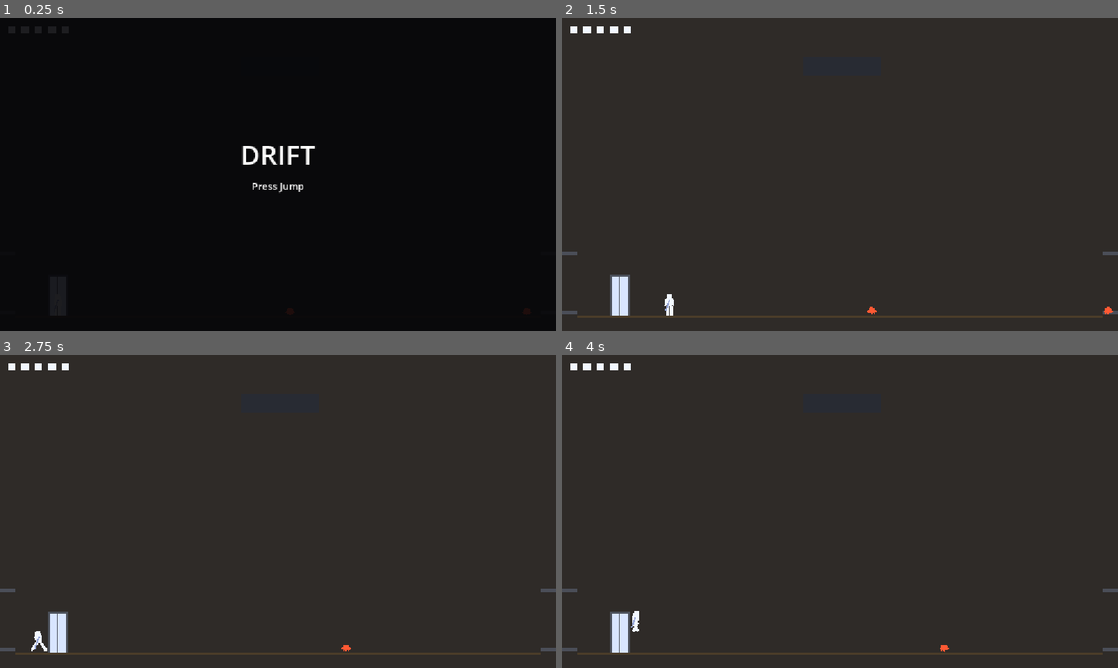
Above: before the commit, frames 1-4 (two rows, left to right).
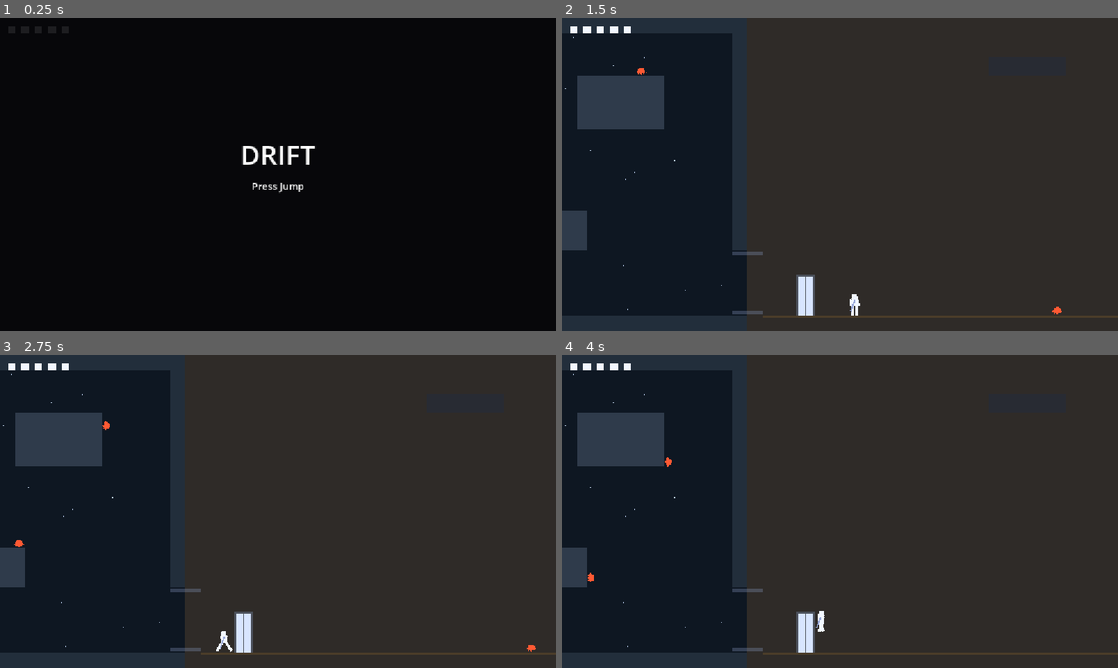
Above: after the commit, the same moments.

Repository: jeisenback/gooselamp-poc
Game: Godot game, scene res://scenes/Main.tscn
Two runs of this game, one before a commit and one after it. Both use one fixed random seed, a clock stepped at 60 frames per second and the inputs below.
Inputs (mouse positions are in pixels of both pictures, inside the frame that each line leads up to):
- Up to frame 1 (0.25 s): no input
- Up to frame 2 (1.5 s): tap Enter at 0.5 s; move the mouse to (962, 158) at 0.52 s; hold D (move_right) 0.53-1.25 s; tap C (fire) at 0.6 s; click (962, 158) at 0.67 s; tap Space (jump) at 0.77 s; drag from (728, 190) to (840, 174) at 1.27 s
- Up to frame 3 (2.75 s): move the mouse to (333, 442) at 2.02 s; hold A (move_left) from 2.03 s (still down); tap X (swing) at 2.1 s
- Up to frame 4 (4 s): release A (move_left) at 2.75 s; drag from (812, 574) to (578, 642) at 2.77 s; move the mouse to (1006, 558) at 3.52 s; hold D (move_right) from 3.53 s (still down); hold Shift (grab) from 3.53 s (still down); tap Space (jump) at 3.77 s

The runs differ from the first frame. In frame 2, 29% of the frame differs, in the area x 0-100%, y 4-96%; in frame 3, 29%; in frame 4, 29%.

Commit message:
Camera: limited to the room plus a third of a screen past each door, scrolled between rooms
A teleport (place, respawn) snaps the camera on two consecutive ticks: the
camera's own update must see the new position once before a reset sticks.

Co-Authored-By: Claude Fable 5.1 <noreply@anthropic.com>
Claude-Session: https://claude.ai/code/session_012EQo3T3qMdBRqhJainQqiA

Diff:
--- a/scenes/Main.tscn
+++ b/scenes/Main.tscn
@@ -14,6 +14,9 @@
 
 [node name="Camera2D" type="Camera2D" parent="."]
 process_callback = 0
+limit_smoothed = true
+position_smoothing_enabled = true
+position_smoothing_speed = 8.0
 drag_horizontal_enabled = true
 drag_vertical_enabled = true
 
--- a/scripts/game.gd
+++ b/scripts/game.gd
@@ -10,7 +10,7 @@
 var section: Section
 var current: Room = null
 var player: Player
-var _camera_reset_pending: bool = false     # a teleport someone else performs (the respawn): reset the camera after it
+var _camera_reset_ticks: int = 0            # after a teleport: ticks left of snapping the camera to the body
 
 @onready var camera: Camera2D = $Camera2D
 
@@ -29,11 +29,20 @@
 
 func _physics_process(_delta: float) -> void:
 	camera.global_position = player.global_position
-	if _camera_reset_pending:
-		_camera_reset_pending = false
+	_sync_current() # the new room's limits first, so a reset lands inside them
+	if _camera_reset_ticks > 0:
+		_camera_reset_ticks -= 1
 		camera.reset_smoothing()
 		camera.reset_physics_interpolation()
-	_sync_current()
+
+## A teleport (place, respawn) must not be smoothed across the section. The
+## camera's own update has to see the new position once before a reset
+## sticks, so the snap is asked for on this tick and the next.
+func _snap_camera() -> void:
+	camera.global_position = player.global_position
+	camera.reset_smoothing()
+	camera.reset_physics_interpolation()
+	_camera_reset_ticks = 2
 
 static func scene_path(room_name: String) -> String:
 	return ROOMS_DIR + room_name.replace(" ", "") + ".tscn"
@@ -54,12 +63,21 @@
 	WorldState.visit(r.room_name)
 	$Map.set_current(r.room_name)
 
+## The camera is held to the room, plus a third of a screen past each side
+## that has a door, so the neighbour shows through its doorway and nowhere
+## else. Godot's limit smoothing turns the change at a doorway into a scroll.
 func _apply_limits(r: Room) -> void:
 	var b := r.bounds()
-	camera.limit_left = int(b.position.x)
-	camera.limit_top = int(b.position.y)
-	camera.limit_right = int(b.end.x)
-	camera.limit_bottom = int(b.end.y)
+	var grow := {"left": 0.0, "top": 0.0, "right": 0.0, "bottom": 0.0}
+	for e in r.exits():
+		if e.inward.x > 0.0: grow.left = Section.LOOKAHEAD
+		elif e.inward.x < 0.0: grow.right = Section.LOOKAHEAD
+		elif e.inward.y > 0.0: grow.top = Section.LOOKAHEAD
+		elif e.inward.y < 0.0: grow.bottom = Section.LOOKAHEAD
+	camera.limit_left = int(b.position.x - grow.left)
+	camera.limit_top = int(b.position.y - grow.top)
+	camera.limit_right = int(b.end.x + grow.right)
+	camera.limit_bottom = int(b.end.y + grow.bottom)
 
 ## Puts the player at the named exit's arrival point (or the checkpoint's
 ## spawn point when exit_name is ""), keeps velocity, and makes that room
@@ -87,10 +105,8 @@
 	player.enter_compartment(r.compartment)
 	current = null
 	_sync_current()
-	camera.global_position = player.global_position
-	camera.reset_smoothing()
 	player.reset_physics_interpolation() # no smear from where the player was
-	camera.reset_physics_interpolation()
+	_snap_camera()
 
 ## The backstop: the doors hold the player, but a gap in the geometry can
 ## never cross an edge the graph forbids. A leak is a body whose centre is
@@ -134,5 +150,5 @@
 	var r := section.room(room_name if has_room(room_name) else WorldGraph.START)
 	player.tracker.compartments.clear()
 	player.enter_compartment(r.compartment)
-	_camera_reset_pending = true
+	_camera_reset_ticks = 2
 	return r.checkpoint()
--- a/tests/test_game.gd
+++ b/tests/test_game.gd
@@ -169,3 +169,52 @@
 			assert_true(room.bounds().grow(-40.0).has_point(g.player.global_position), "%s: held well inside, at %s" % [label, g.player.global_position])
 			assert_true(not g.player.dead, "%s: survived the push" % label)
 			g.player.input_override.aim = Vector2.ZERO
+
+func test_camera_limits_look_past_doors_only() -> void:
+	var g := _game()
+	g.place("Dock", "")
+	var b := g.current.bounds()
+	var cam := g.get_node("Camera2D") as Camera2D
+	assert_eq(cam.limit_left, int(b.position.x - Section.LOOKAHEAD), "west door")
+	assert_eq(cam.limit_right, int(b.end.x + Section.LOOKAHEAD), "east door")
+	assert_eq(cam.limit_top, int(b.position.y), "no door above")
+	assert_eq(cam.limit_bottom, int(b.end.y), "no door below")
+
+func test_a_room_change_scrolls_the_camera() -> void:
+	var g := _game()
+	g.place("Dock", "west")
+	await physics_frames(2)
+	var cam := g.get_node("Camera2D") as Camera2D
+	g.player.velocity = Vector2(-150, 0)
+	g.player.input_override.aim = Vector2.LEFT
+	while g.current.room_name == "Dock":
+		await physics_frames(1)
+	var breach := g.current.bounds()
+	await physics_frames(1)
+	assert_true(cam.get_screen_center_position().x > breach.end.x + Section.LOOKAHEAD - 576.0, "one frame in, still looking from the Dock's side")
+	await physics_frames(frame_count(2.0))
+	assert_true(cam.get_screen_center_position().x <= breach.end.x + Section.LOOKAHEAD - 576.0 + 1.0, "two seconds in, inside the Breach's limits")
+
+func test_respawn_does_not_scroll_across_the_section() -> void:
+	var g := _game()
+	g.place("Ring Deck", "east")
+	await physics_frames(2)
+	g.current.checkpoint().rest(g.player)
+	g.place("Hangar", "west")
+	await physics_frames(2)
+	for i in range(5):
+		g.player.invulnerable_for = 0.0
+		g.player.take_hit(Vector2.ZERO)
+	await physics_frames(frame_count(Player.DEATH_DELAY) + 6)
+	var cam := g.get_node("Camera2D") as Camera2D
+	assert_eq(g.current.room_name, "Ring Deck", "back at the airlock")
+	assert_true(g.current.bounds().grow(Section.LOOKAHEAD).has_point(cam.get_screen_center_position()), "the camera is there too, within a few ticks, not a scroll: at %s" % cam.get_screen_center_position())
+
+func test_place_snaps_the_camera() -> void:
+	var g := _game()
+	g.place("Hangar", "west")
+	await physics_frames(3)
+	g.place("Ring Deck", "east")
+	await physics_frames(4)
+	var cam := g.get_node("Camera2D") as Camera2D
+	assert_true(g.current.bounds().grow(Section.LOOKAHEAD).has_point(cam.get_screen_center_position()), "no scroll across the section: at %s" % cam.get_screen_center_position())
